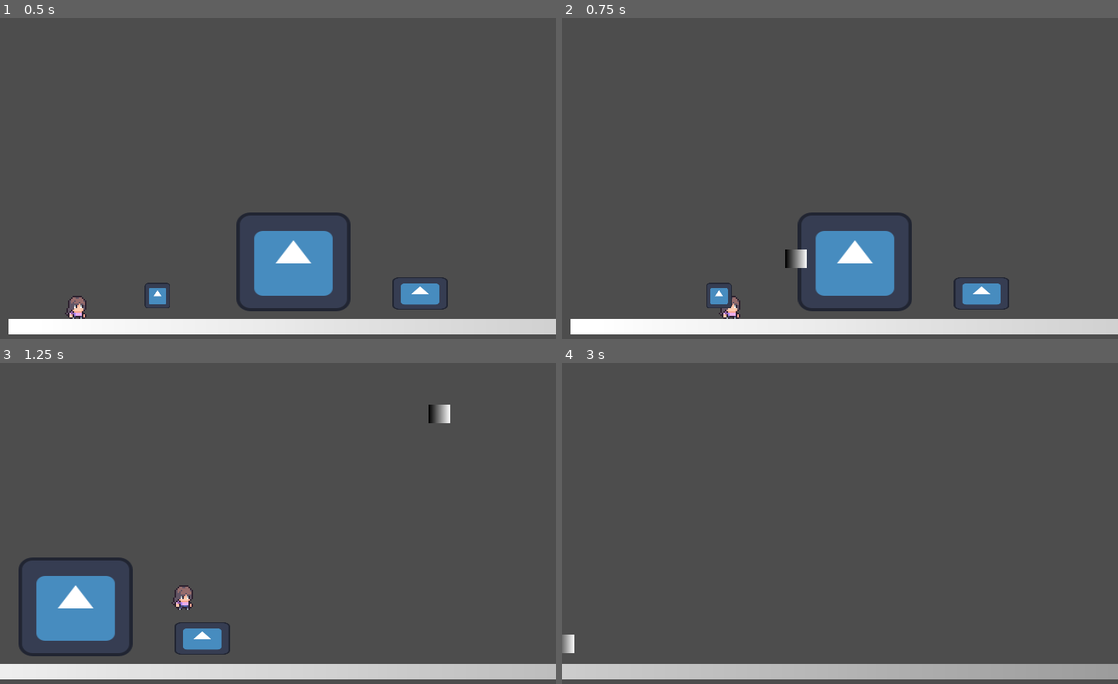
Above: before the commit, frames 1-4 (two rows, left to right).
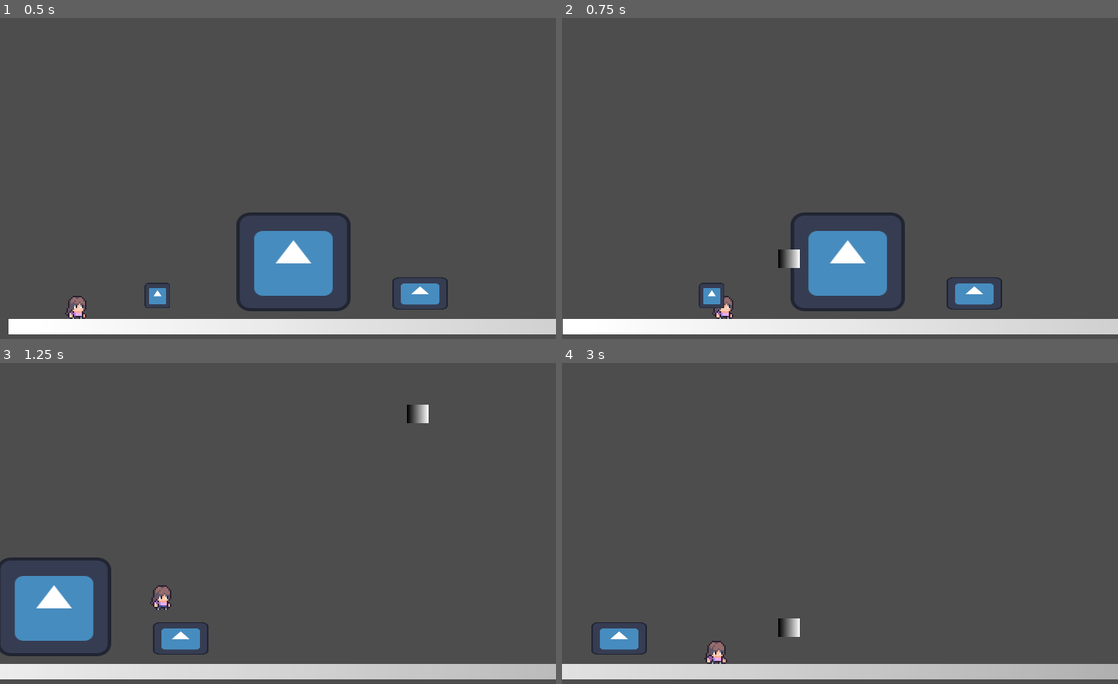
Above: after the commit, the same moments.

Repository: ajogerio/monkey-game
Game: Godot game, scene res://Scenes/game_scene.tscn
Same seed, same stepped clock (60 frames per second), same inputs: the game is played once before the commit and once after it. This scene is started directly instead of the project's main scene. The engine's default icon, where the game draws it, is replaced by a stand-in: a white triangle on a blue panel in a dark square.
Inputs (mouse positions are in pixels of both pictures, inside the frame that each line leads up to):
- Up to frame 1 (0.5 s): no input
- Up to frame 2 (0.75 s): tap Enter at 0.5 s; move the mouse to (962, 184) at 0.52 s; hold D (move_right) from 0.53 s (still down); click (962, 184) at 0.6 s
- Up to frame 3 (1.25 s): keep holding D (move_right); tap W (jump) at 0.77 s
- Up to frame 4 (3 s): move the mouse to (728, 565) at 1.27 s; click (728, 565) at 1.35 s; tap W (jump) at 1.52 s; move the mouse to (895, 465) at 2.02 s; release D (move_right) at 2.03 s; hold A (move_left) 2.03-2.78 s; click (895, 465) at 2.1 s; move the mouse to (812, 623) at 2.77 s; hold D (move_right) from 2.78 s (still down); click (812, 623) at 2.85 s

Frame 1 is identical in both runs. In frame 2, 2.6% of the frame differs, in the area x 0-81%, y 60-99%; in frame 3, 4.0%, in the area x 0-81%, y 12-92%; in frame 4, 1.1%.

Commit message:
fix: camera pans to the left and right when the player pushes past the deadzone barriers

Diff:
--- a/Scripts/camera.gd
+++ b/Scripts/camera.gd
@@ -1,19 +1,20 @@
 extends Camera2D
 
 @export var player_node: CharacterBody2D
-@export var deadzone_percent: float = 0.3
-@export var camera_follow_speed: float = 20.0
+@export var right_barrier_percent: float = 0.3
+@export var left_barrier_percent: float = 0.1
 
 func _process(delta: float) -> void:
 	if not player_node:
 		return
 
 	var viewport_width = get_viewport_rect().size.x
-	var move_camera_when_player_passes_this_barrier = global_position.x + (viewport_width * deadzone_percent)
-	var player_position_x = player_node.position.x
+	var right_barrier_of_deadzone = global_position.x + (viewport_width * right_barrier_percent)
+	var left_barrier_of_deadzone = global_position.x + (viewport_width * left_barrier_percent)
 
-	if player_position_x > move_camera_when_player_passes_this_barrier:
-		var overshoot_distance_of_player_from_barrier = player_node.global_position.x - (viewport_width * deadzone_percent)
-
-		# smoothly transition the camera to close the overshoot of the player from the barrier
-		global_position.x = lerp(global_position.x, overshoot_distance_of_player_from_barrier, camera_follow_speed * delta)
+	# make the camera pan to the right whenever the player is past the right barrier of the deadzone
+	if player_node.position.x > right_barrier_of_deadzone || player_node.position.x < left_barrier_of_deadzone:
+		global_position.x += player_node.velocity.x * delta
+	else:
+		# player is in between the barriers
+		return
Binary file added: Devlog GIFs/camera_movement_sketch.png
Not shown, added: Devlog GIFs/camera_movement_sketch.png.import
